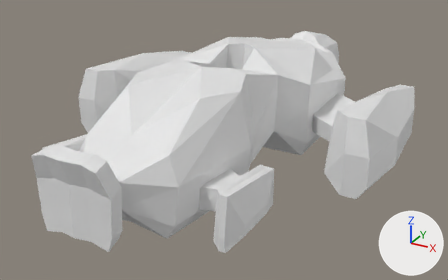
What one commit did to the Blender file kybons/blend/ships/elite.blend.
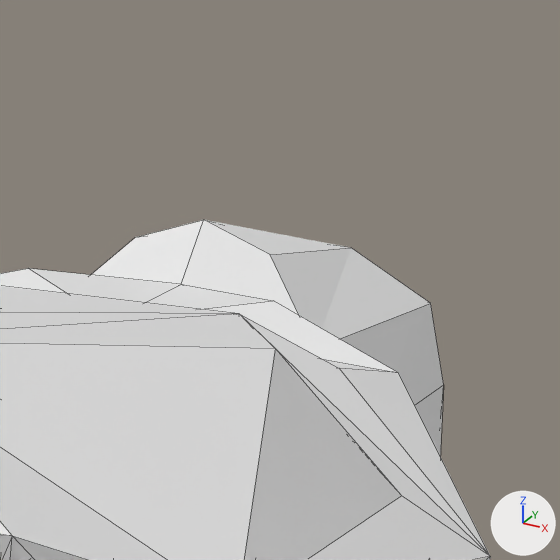
Old and new are each drawn whole from a 50 mm lens placed at (23.69, -48.91, 22.58), pointed at (0.21, -6.22, 1.24) and again close up on the part from 62% to 79% of the width and 0% to 28% of the height. The lights are fixed; the arrows at lower right show +X, +Y and +Z. The close-ups show mesh edges as thin lines.

Before the edit, the objects in view are built like this:
```python
me_cube_001 = bpy.data.meshes.new('Cube.001')
me_cube_001.from_pydata(...)  # 166 vertices, 188 faces; spans x 0.0..14.4, y -25.3..15.8, z 0.0..8.6
# before: 162 (1.1, 12.0, 6.4) at pixel (270, 254), 163 (0.0, 12.0, 6.8) at pixel (203, 219), 164 (1.3, 15.0, 5.9) at pixel (351, 247), 165 (0.0, 15.0, 5.9)
ob_cube = bpy.data.objects.new('Cube', me_cube_001)
ob_cube.location = (0.0, 0.0, 0.0)
_m = ob_cube.modifiers.new('Mirror', 'MIRROR')
```
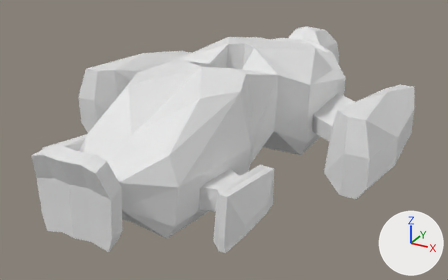
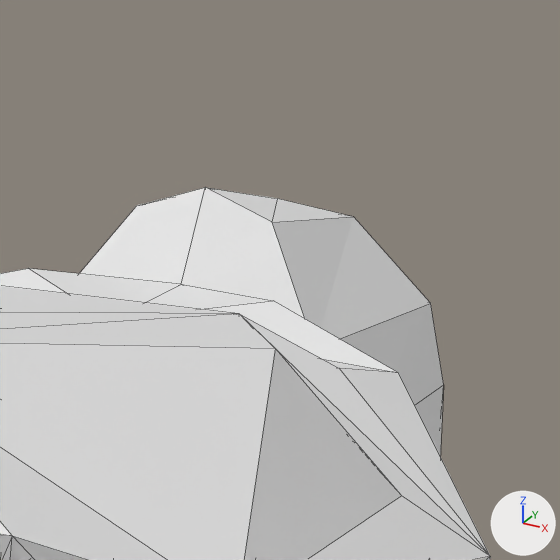
Where the change shows, as pixel boxes [x1, y1, x2, y2] in the close-ups (560 x 560 px):
'Cube', reshaped
    before: [0, 220, 490, 560]
    after: [0, 187, 490, 560]
part 1 of me_cube_001, built on
    before: [91, 220, 430, 339]
    after: [79, 187, 430, 339]

The change in detail:
me_cube_001 has 166 vertices, 188 faces and spans x 0.0..14.4, y -25.3..15.8, z 0.0..8.6.
me_cube_001 is used by ob_cube; location (0.0, 0.0, 0.0).
Verts and faces of me_cube_001; kept vertices keep their numbers, new ones are numbered from 166.
Part 1, on me_cube_001:
Faces deleted: (162, 164, 165, 163).
Vertex 162 moves to (1.1, 12.0, 6.9), pixel (272, 222).
Vertex 163 moves to (0.0, 12.0, 7.3), pixel (205, 187).
Vertex 164 moves to (1.3, 15.0, 6.3), pixel (353, 216).
Vertex 165 moves to (0.0, 15.0, 6.3).
New vertex 166 is at (0.6, 13.5, 6.9), pixel (277, 198).
New faces: (163, 166, 165), (162, 164, 166), (162, 166, 163), (164, 165, 166).
